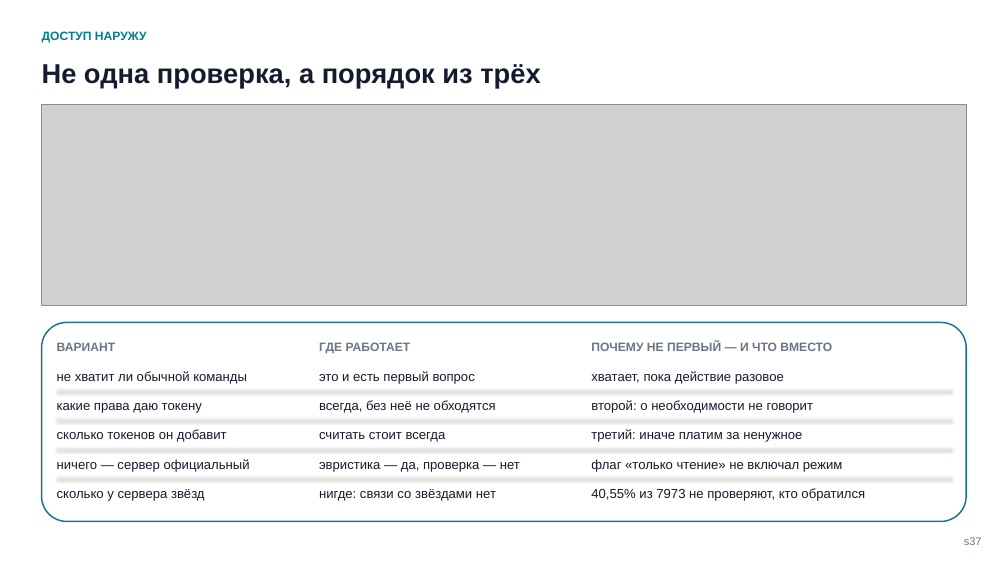
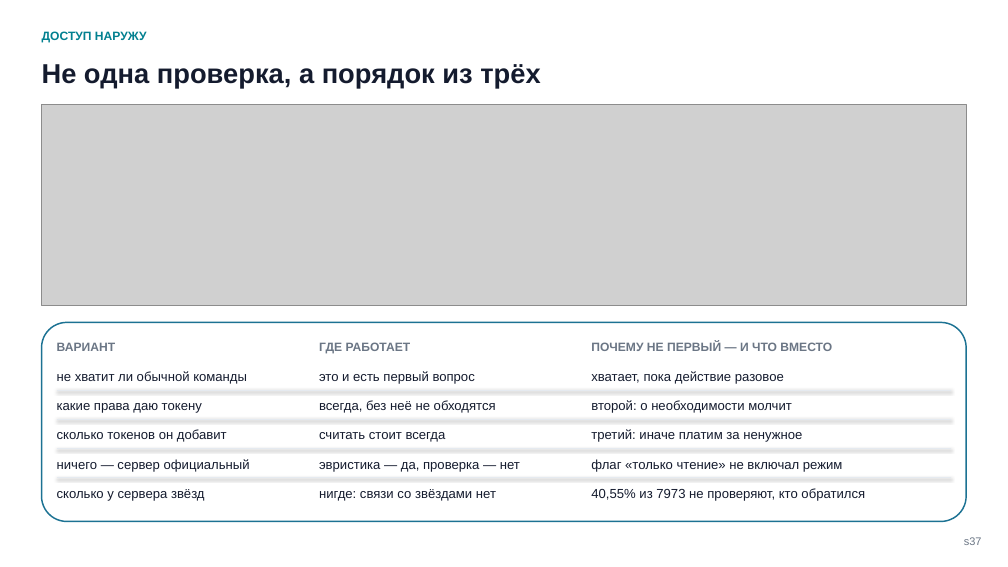
Before and after one commit to tellina-study/AI-usage-lessons, a slide deck: slide 37 of library/seminars/sem-05/rendered/sem-05.pptx. Drawn at 1008x567 pixels with LibreOffice and Linux fonts; fonts in the diff are those of the drawing; grey boxes stand for pictures. Boxes give left, top, right and bottom in pixels: in the first picture for what was removed or moved away, otherwise in the second. Text is boxed around its words. In the diff, an @@ line names an element or a change of style, - is before the commit and + after.

```diff
--- a/library/seminars/sem-05/rendered/sem-05.pptx
+++ b/library/seminars/sem-05/rendered/sem-05.pptx
@@ text at <box>591,400,792,413</box>: text changed @@
-второй: о необходимости не говорит
+второй: о необходимости молчит
```
Also in this commit, not shown: 14 other slides changed, 10 slides added, 10 slides removed, 48 other files.
